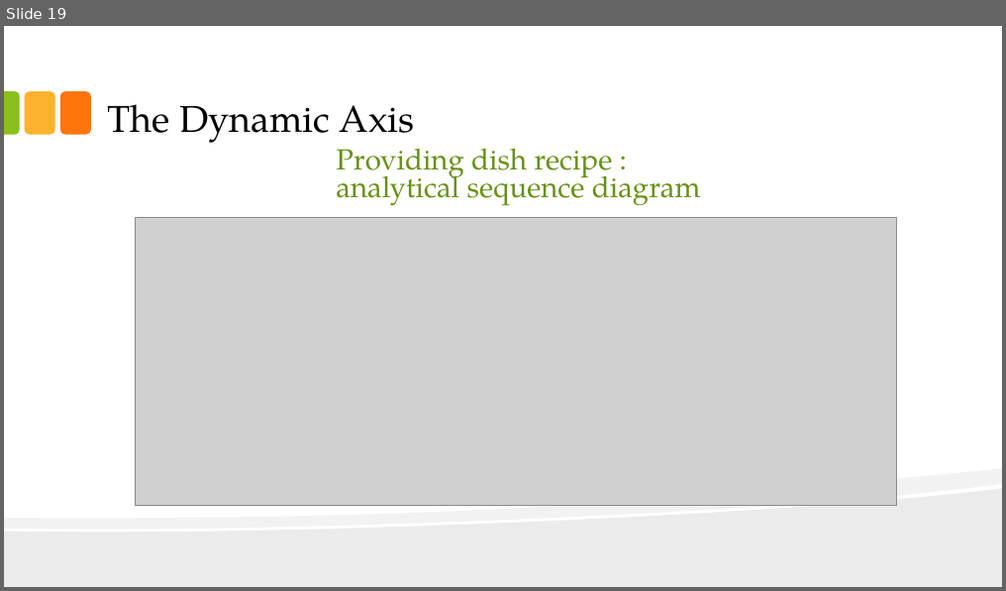
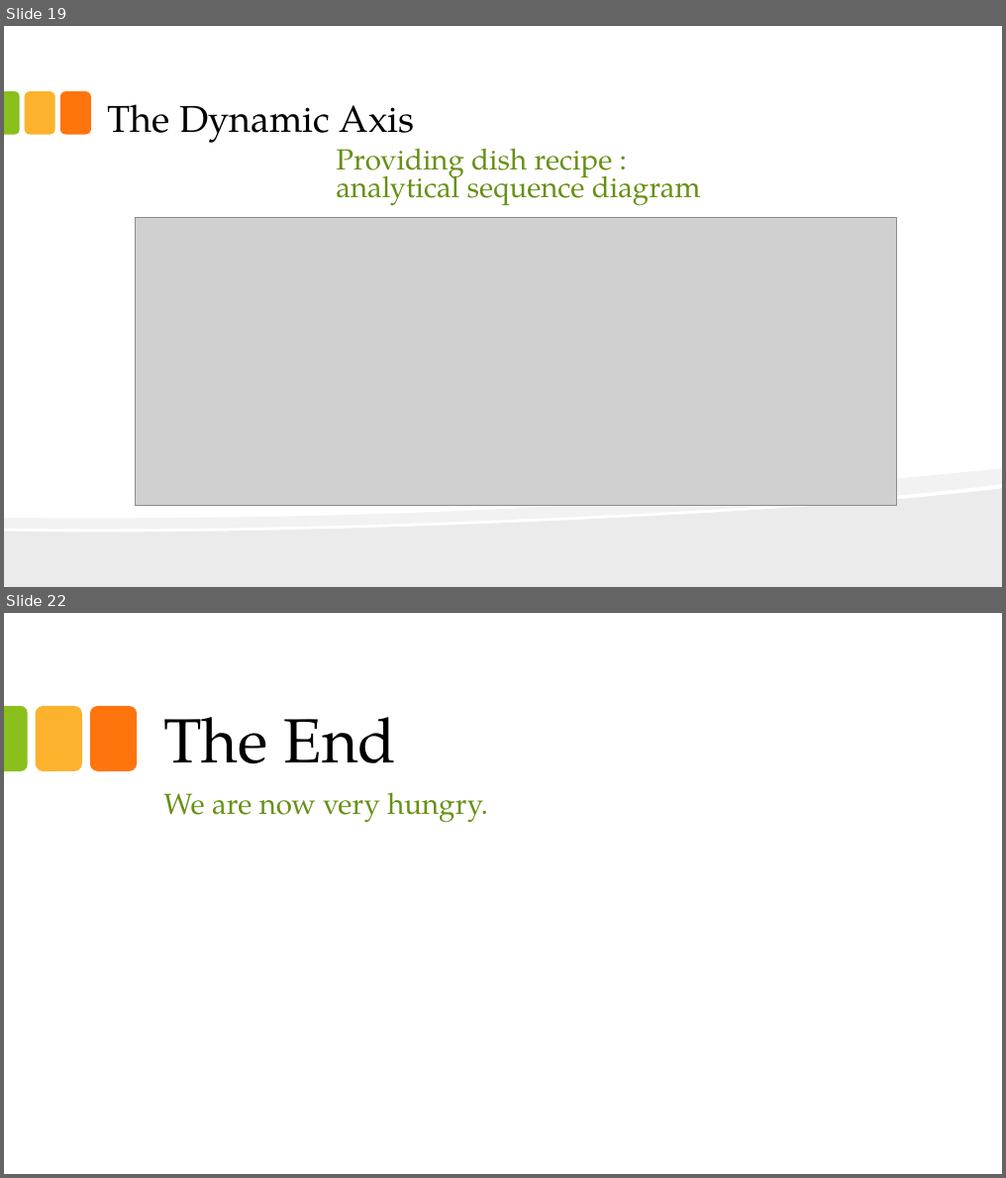
Before and after one commit to thelittlewozniak/iKitchen, a slide deck: Fichiers analyse/IKitchen.pptx. Shown one above the other, each under a label of ours: slide 19 before the commit, slides 19 and 22 after it; the slides between them are not shown. The pictures are 1006x591 and 1006x1178 pixels, drawn with LibreOffice and Linux fonts; fonts in the diff are those of the drawing; grey boxes stand for pictures; background and template pictures are left out. Boxes give left, top, right and bottom in pixels: in the first picture for what was removed or moved away, otherwise in the second. Text is boxed around its words. In the diff, an @@ line names an element or a change of style, - is before the commit and + after.

```diff
--- a/Fichiers analyse/IKitchen.pptx
+++ b/Fichiers analyse/IKitchen.pptx
@@ slide 22 added at (x1=4, y1=613, x2=1002, y2=1174), background picture (left out) @@
@@ round same rect added at (x1=4, y1=706, x2=27, y2=771), fill #89C01C @@
@@ rounded rectangle added at (x1=36, y1=706, x2=82, y2=771), fill #FCB22C @@
@@ rounded rectangle added at (x1=90, y1=706, x2=138, y2=771), fill #FE750E @@
@@ title added at (x1=163, y1=717, x2=397, y2=764), 60 pt, text #000000 @@
+The End
@@ subtitle added at (x1=163, y1=792, x2=488, y2=823), 28 pt, text #679015 @@
+We are now very hungry.
```
Also in this commit, not shown: 1 slide changed, 2 other slides added, 5 other files.
